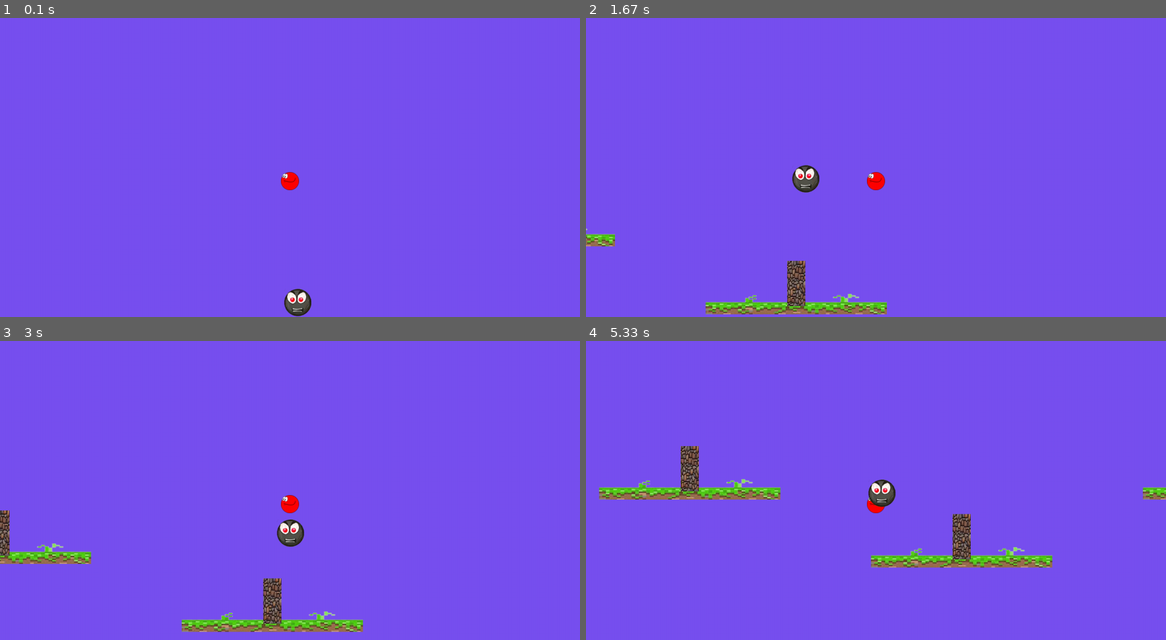
Above: before the commit, frames 1-4 (two rows, left to right).
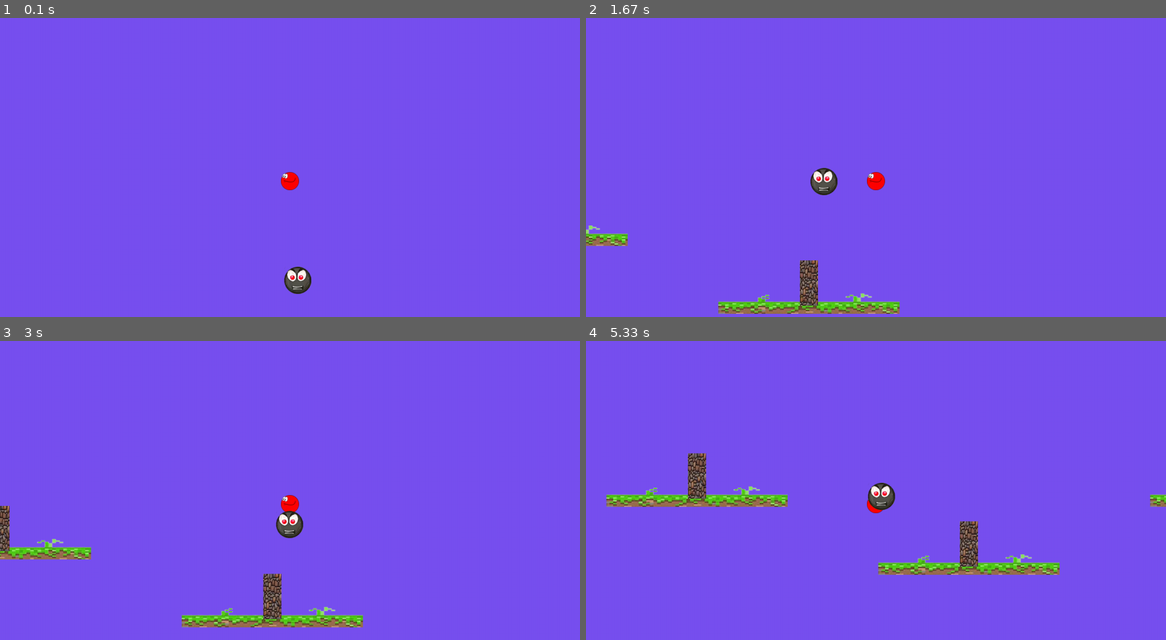
Above: after the commit, the same moments.

Repository: itu-itis24-akkan23/RedbollBackup
Game: pygame game, started from pygames/V1.py
Two runs of this game, one before a commit and one after it. Both use one fixed random seed, a clock stepped at 60 frames per second and the inputs below.
Inputs:
- Up to frame 1 (0.1 s): no input
- Up to frame 2 (1.67 s): hold D 0.33-0.8 s; hold W 0.83-1.13 s; hold D 1.17-1.63 s
- Up to frame 3 (3 s): hold A 1.67-2.2 s; hold W from 2.67 s (still down)
- Up to frame 4 (5.33 s): release W at 3.03 s; hold D 3.07-3.7 s; hold A 3.73-4.2 s; hold D 4.23-4.7 s; hold D 4.73-5.2 s; hold A from 5.23 s (still down)

The runs differ from the first frame. In frame 1, 0.6% of the frame differs, in the area x 49-54%, y 83-100%; in frame 2, 2.8%; in frame 3, 3.7%; in frame 4, 5.9%, in the area x 2-100%, y 35-79%.

Commit message:
bug çözdüm nolur alın

Diff:
--- a/pygames/V1.py
+++ b/pygames/V1.py
@@ -21,9 +21,9 @@
 vertical = -10
 hitbox = False
 collision = False
-run_speed = 12
+run_speed = 11
 max_velocity = 30
-jump_str = 37
+jump_str = 36
 boost = False
 hboost=0
 fps = 30
@@ -150,8 +150,8 @@
 
     if erel[1] > 0:
         enemy.y += 8
-    enemy.x -= erel[0]//50
-    enemy.y += erel[1]//5
+    enemy.x -= erel[0]//30
+    enemy.y += erel[1]//4
     if erel[1] < 20:
         boost = False
         booster = 0
--- a/pygames/V1ai.py
+++ b/pygames/V1ai.py
@@ -2,6 +2,7 @@
 import algorithm
 import master
 import numpy as np
+import time
 
 
 # region INIT
@@ -32,9 +33,9 @@
 vertical = -10
 
 collision = False
-run_speed = 12
+run_speed = 11
 max_velocity = 30
-jump_str = 37
+jump_str = 36
 boost = False
 hboost = False
 
@@ -61,14 +62,15 @@
     lands.append(mon)
 
 landse = lands+[enemy]
-time = 0
+timer = 0
 # endregion
 
 
-batchSize = 50  # Cant be changed by itself
-
-learningRate = 0.5
-afterLearn = 0.2  # Real learning rate, activates after gen20
+batchSize = 100  # Cant be changed by itself
+
+learningRate = 0.1
+afterLearn = 0.03  # Real learning rate, activates after gen20
+lr=0.01
 continu = False
 
 # region afterINIT
@@ -83,7 +85,8 @@
     currentParameter = parameters[0]
     algorithm.init(currentParameter)
 # endregion
-
+show=True
+thetime=time.time()
 # region MAIN
 while active:
     for i in pg.event.get():
@@ -92,16 +95,22 @@
     if input_a == input_d:
         jumpCount += 0.02
 
-    if time == 900:
-        fitness = (900-hitCounter)/9-jumpCount/15
+    if genDone==10 and show:
+        print(time.time()-thetime)
+        show=False
+
+    if timer == 900:
+        fitness = (900-hitCounter)/9-jumpCount/25
         allFitness.append(fitness)
         hitCounter = 0
         jumpCount = 0
         creatureNumber += 1
         if creatureNumber == batchSize:
             print("gen", genDone, max(allFitness))
-            if genDone >= 20:
-                learningRate = afterLearn
+            if genDone >= 50:
+                learningRate = lr
+            elif genDone>=20:
+                learningRate=afterLearn
             array = np.array(
                 (parameters[allFitness.index(max(allFitness))]), dtype=object)
             np.save("data.npy", array, allow_pickle=True)
@@ -111,7 +120,7 @@
             parameters = master.mutate(survivingParams, learningRate)
             allFitness = []
         currentParameter = parameters[creatureNumber]
-        time = 0
+        timer = 0
         input_w = False
         input_a = False
         input_d = False
@@ -131,7 +140,7 @@
             lands.append(mon)
         landse = lands+[enemy]
 
-    time += 1
+    timer += 1
     leftcol = False
     rightcol = False
     collision = False
@@ -164,7 +173,7 @@
     #       ALGORITHM
 
     algorithm.init(currentParameter)
-    inputs = algorithm.algorithm(lands[0:4], enemy, constants, time, collision)
+    inputs = algorithm.algorithm(lands[0:4], enemy, constants, timer, collision)
     input_w, input_a, input_d = inputs
 
     # INPUT
@@ -194,7 +203,7 @@
         l.y += vertical
         if l.y < -200:
             l.y += 1300
-            jumpCount+=5
+            jumpCount+=25
         if l.x < -700:
             l.x += 2400
             jumpCount -= 20
@@ -228,8 +237,8 @@
 
     if erel[1] > 0:
         enemy.y += 8
-    enemy.x -= erel[0]//50
-    enemy.y += erel[1]//5
+    enemy.x -= erel[0]//30
+    enemy.y += erel[1]//4
     if erel[1] < 20:
         boost = False
         booster = 0
--- a/pygames/V1replay.py
+++ b/pygames/V1replay.py
@@ -23,9 +23,9 @@
 vertical = -10
 hitbox = False
 collision = False
-run_speed = 12
+run_speed = 11
 max_velocity = 30
-jump_str = 37
+jump_str = 36
 boost = False
 hboost=0
 fps = 30
@@ -162,8 +162,8 @@
 
     if erel[1] > 0:
         enemy.y += 8
-    enemy.x -= erel[0]//50
-    enemy.y += erel[1]//5
+    enemy.x -= erel[0]//30
+    enemy.y += erel[1]//4
     if erel[1] < 20:
         boost = False
         booster = 0
--- a/pygames/algorithm.py
+++ b/pygames/algorithm.py
@@ -1,6 +1,8 @@
 import numpy as np
+from numba import jit
 
 
+@jit
 def sigma(x):
     return 2/(1+np.e**(x/150))-1
 
@@ -8,8 +10,29 @@
     global weigh1, weigh2, weigh3, weigh4, bias1, bias2, bias3, bias4
     weigh1, weigh2, weigh3, weigh4, bias1, bias2, bias3, bias4 = parameter
 
+@jit
+def dottable(inpNormal,weigh1, weigh2, weigh3, weigh4, bias1, bias2, bias3, bias4):
 
+    layer1 = np.dot(inpNormal, weigh1)+bias1
+    layer2 = np.dot(layer1, weigh2)+bias2
+    layer3 = np.dot(layer2, weigh3)+bias3
+    layer4 = np.dot(layer3, weigh4)+bias4
+
+    return layer4
+
+@jit
+def inputer(inputs, time, collision):
+    inpNormal = np.array([
+        sigma(inputs[0]),
+        sigma(inputs[1]),
+        sigma(inputs[2]),
+        sigma(inputs[3]),
+        np.sin(time/50),
+        collision
+    ])
+    return inpNormal
 # lands only 4 platforms----enemy----cons screen x y mx my
+
 def algorithm(lands, enemy, constants, time, collision):
 
     input_a = False
@@ -43,58 +66,9 @@
         time=1
     else:
         time=0
-    inpNormal = np.array([
-        sigma(inputs[0]),
-        sigma(inputs[1]),
-        sigma(inputs[2]),
-        sigma(inputs[3]),
-        np.sin(time/50),
-        collision
-    ])
+    inpNormal=inputer(inputs, time, collision)
 
-    #print(inpNormal)
-
-    # weigh1 = np.array([
-    #     [1, 2, 3, 4, 5, 6, 7, 8],
-    #     [1, 2, 3, 4, 5, 6, 7, 8],
-    #     [1, 2, 3, 4, 5, 6, 7, 8],
-    #     [1, 2, 3, 4, 5, 6, 7, 8],
-    #     [1, 2, 3, 4, 5, 6, 7, 8]
-    # ])
-
-    # bias1 = np.array([1, 2, 3, 4, 5, 6, 7, 8])
-
-    # weigh2 = np.array([
-    #     [1, 2, 3, 4, 5, 6],
-    #     [1, 2, 3, 4, 5, 6],
-    #     [1, 2, 3, 4, 5, 6],
-    #     [1, 2, 3, 4, 5, 6],
-    #     [1, 2, 3, 4, 5, 6],
-    #     [1, 2, 3, 4, 5, 6],
-    #     [1, 2, 3, 4, 5, 6],
-    #     [1, 2, 3, 4, 5, 6]
-    # ])
-
-    # bias2 = np.array([1, 2, 3, 4, 5, 6])
-
-    # weigh3 = np.array([
-    #     [1, 2, 3],
-    #     [1, 2, 3],
-    #     [1, 2, 3],
-    #     [1, 2, 3],
-    #     [1, 2, 3],
-    #     [1, 2, 3]
-    # ])
-
-    # bias3 = np.array([1, 2, 3])
-
-    layer1 = np.dot(inpNormal, weigh1)+bias1
-
-    layer2 = np.dot(layer1, weigh2)+bias2
-
-    layer3 = np.dot(layer2, weigh3)+bias3
-
-    layer4 = np.dot(layer3, weigh4)+bias4
+    layer4=dottable(inpNormal, weigh1, weigh2, weigh3, weigh4, bias1, bias2, bias3, bias4)
 
     if layer4[0]>0:
         input_w=True
--- a/pygames/master.py
+++ b/pygames/master.py
@@ -1,6 +1,7 @@
 import numpy as np
+from numba import jit
 
-
+@jit
 def init():
     initW1 = np.random.uniform(-1, 1, (6, 6))
     initW2 = np.random.uniform(-1, 1, (6, 5))
@@ -10,11 +11,11 @@
     initB2 = np.random.uniform(-0.2, 0.2, 5)
     initB3 = np.random.uniform(-0.2, 0.2, 4)
     initB4 = np.random.uniform(-0.2, 0.2, 3)
-    return [initW1, initW2, initW3, initW4, initB1, initB2, initB3, initB4]
+    return (initW1, initW2, initW3, initW4, initB1, initB2, initB3, initB4)
 
 
 def elimination(parameters, allFitness):
-    for e in range(25):
+    for e in range(50):
         poppy = allFitness.index(min(allFitness))
         allFitness.pop(poppy)
         parameters.pop(poppy)
@@ -23,7 +24,7 @@
 
 def mutate(survivors, learningRate):
     nsurv = survivors
-    for survivornum in range(25):
+    for survivornum in range(50):
         rands = init()
         l = []
         ns = []
Binary file added: data copy 2.npy
Binary file changed: data.npy
Not shown, changed: .gitignore
